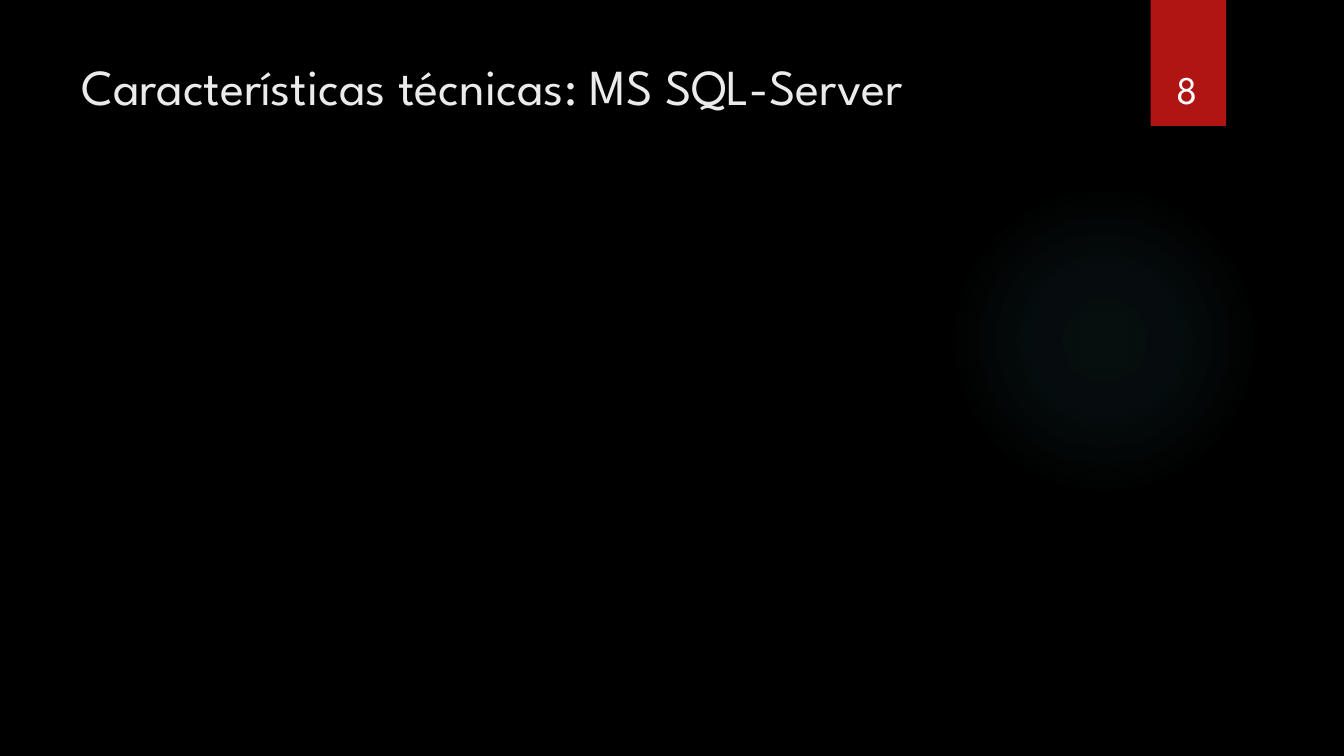
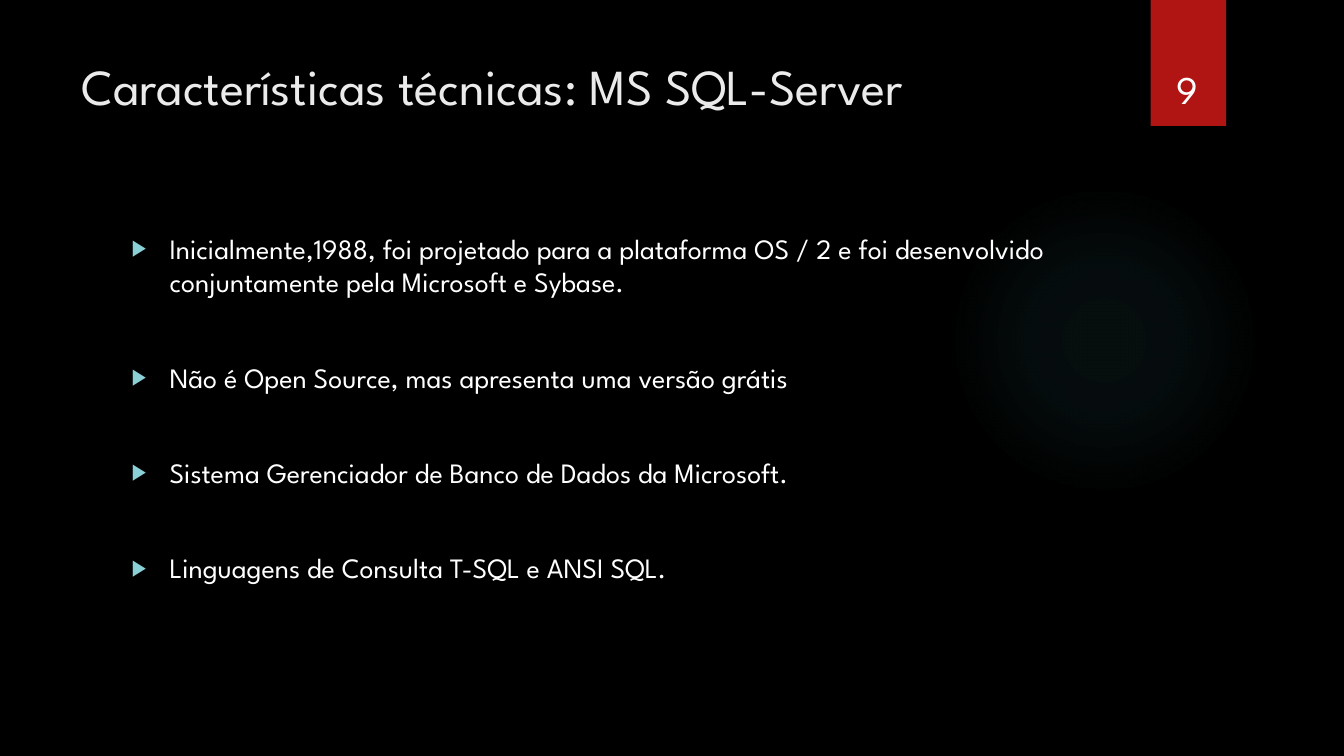
Before and after one commit to gorobaum/t2bd, a slide deck: slide 9 of apresentacao.pptx (slide 8 before the commit). Drawn at 1344x756 pixels with LibreOffice and Linux fonts; fonts in the diff are those of the drawing; background and template pictures are left out. Boxes give left, top, right and bottom in pixels: in the first picture for what was removed or moved away, otherwise in the second. Text is boxed around its words. In the diff, an @@ line names an element or a change of style, - is before the commit and + after.

```diff
--- a/apresentacao.pptx
+++ b/apresentacao.pptx
@@ page number at [1177,77,1198,104]: text changed @@
-8
+9
@@ text added at [170,239,1044,584], 20 pt, text #FFFFFF @@
+▶ Inicialmente,1988, foi projetado para a plataforma OS / 2 e foi desenvolvido conjuntamente pela Microsoft e Sybase.
+▶ Não é Open Source, mas apresenta uma versão grátis
+▶ Sistema Gerenciador de Banco de Dados da Microsoft.
+▶ Linguagens de Consulta T-SQL e ANSI SQL.
```
Also in this commit, not shown: 2 other slides changed, 6 slides added, 1 slide removed.
